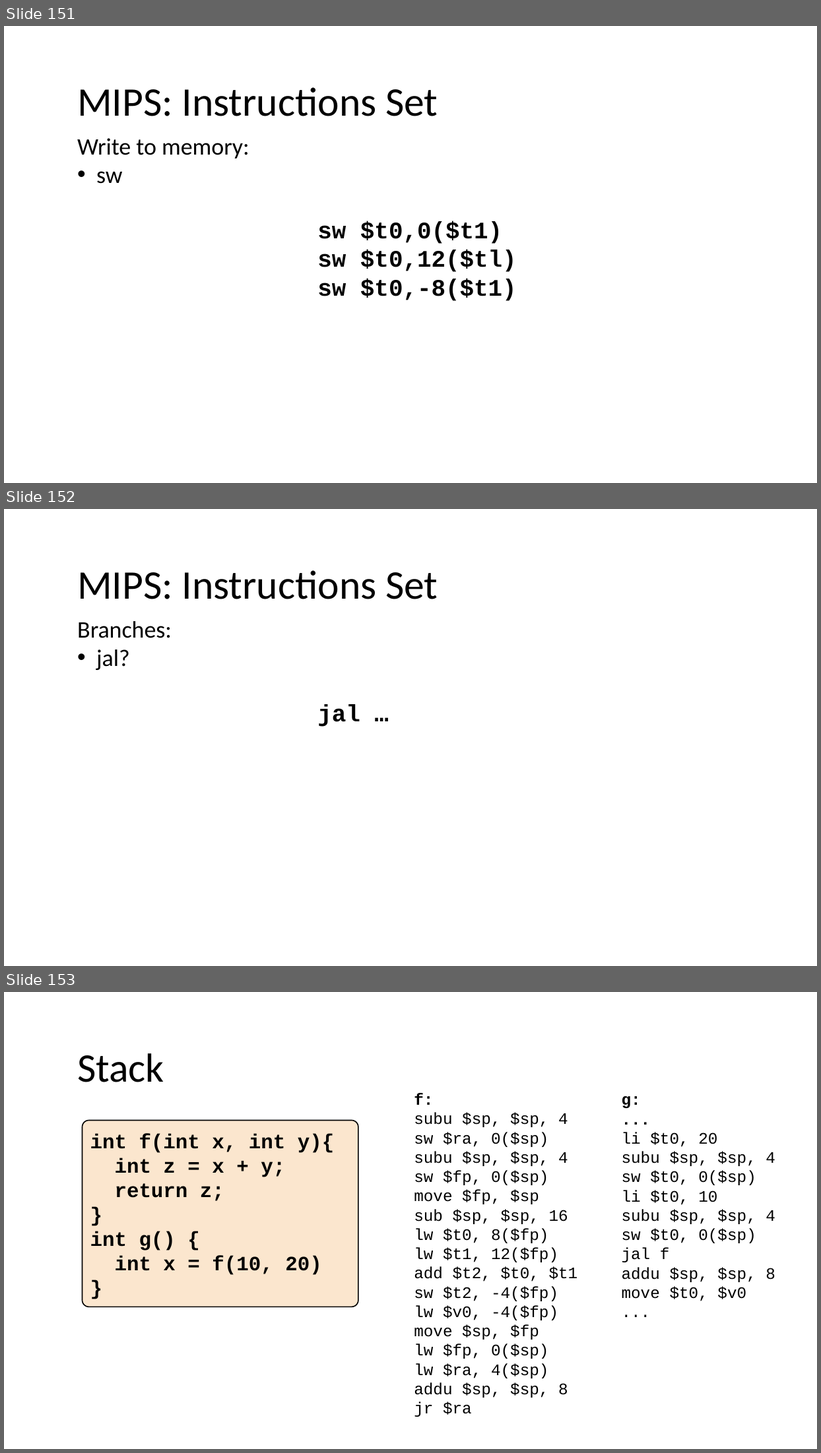
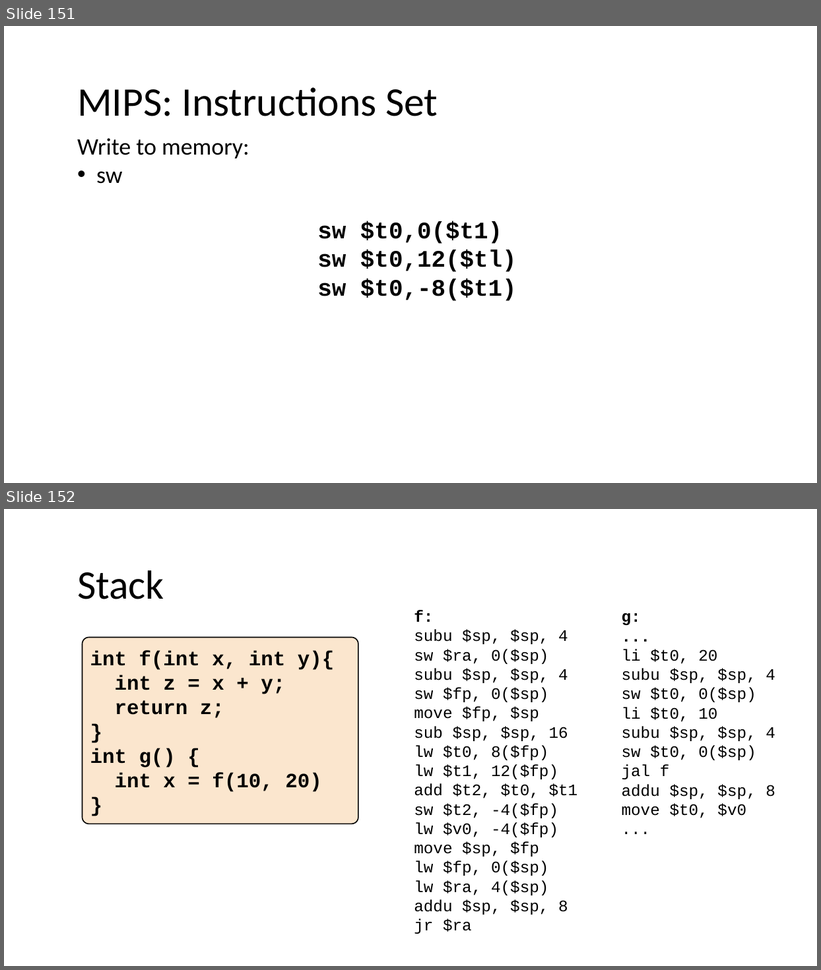
Before and after one commit to nivshani/compilation, a slide deck: slides/semantic.pptx. Shown one above the other, each under a label of ours: slides 151, 152 and 153 before the commit, slides 151 and 152 after it. The pictures are 821x1453 and 821x970 pixels, drawn with LibreOffice and Linux fonts; fonts in the diff are those of the drawing. Boxes give left, top, right and bottom in pixels: in the first picture for what was removed or moved away, otherwise in the second. Text is boxed around its words. In the diff, an @@ line names an element or a change of style, - is before the commit and + after.

```diff
--- a/slides/semantic.pptx
+++ b/slides/semantic.pptx
@@ slide 152 removed at (x1=4, y1=509, x2=817, y2=966), background #FFFFFF @@
@@ text removed at (x1=77, y1=570, x2=438, y2=599) @@
-MIPS: Instructions Set
@@ text removed at (x1=77, y1=621, x2=172, y2=670) @@
-Branches:
-• jal?
@@ text removed at (x1=318, y1=705, x2=360, y2=727) @@
-jal …
@@ what was slide 153 is now slide 152 @@
```
Also in this commit, not shown: 1 other file.
